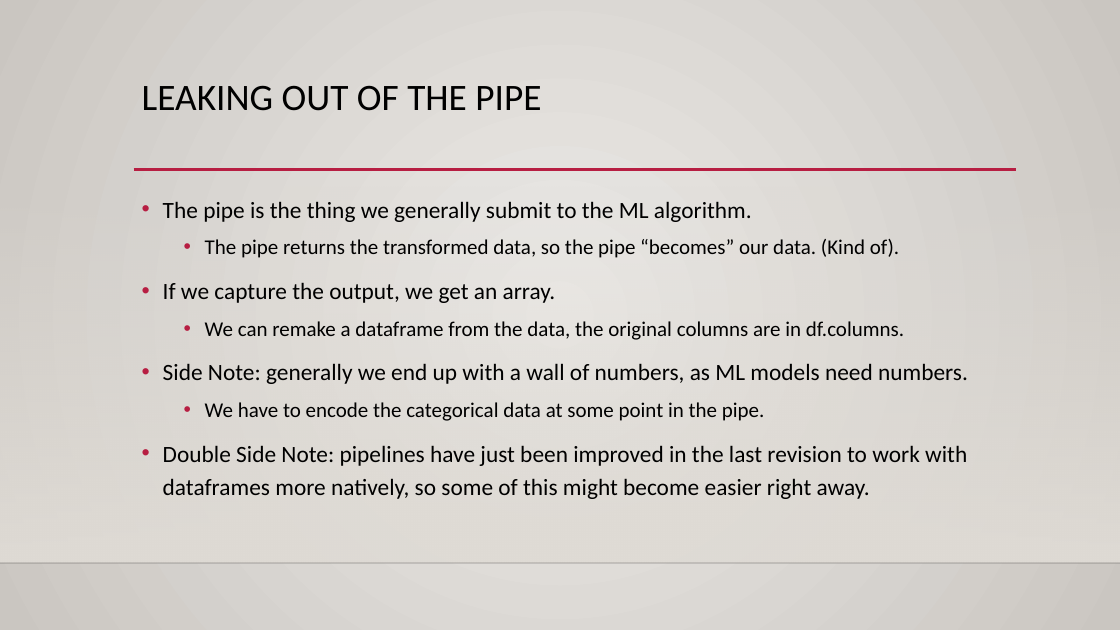
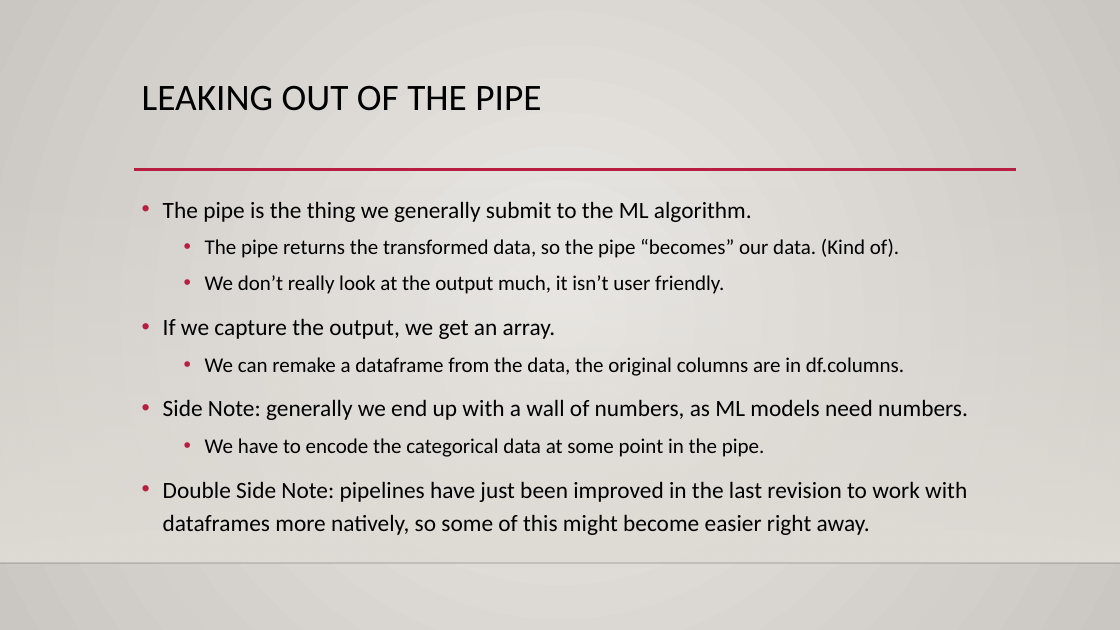
Before and after one commit to AkeemSemperDataScience/Programming_Basics_for_Machine_Learning_Students, a slide deck: slide 10 of reference_material/slides/028_pipelines.pptx (slide 8 before the commit). Drawn at 1120x630 pixels with LibreOffice and Linux fonts; fonts in the diff are those of the drawing; background and template pictures are left out. Boxes give left, top, right and bottom in pixels: in the first picture for what was removed or moved away, otherwise in the second. Text is boxed around its words. In the diff, an @@ line names an element or a change of style, - is before the commit and + after.

```diff
--- a/reference_material/slides/028_pipelines.pptx
+++ b/reference_material/slides/028_pipelines.pptx
@@ text at [205,275,724,294]: paragraph added @@
+  • We don’t really look at the output much, it isn’t user friendly.
```
Also in this commit, not shown: 3 other slides changed, 3 slides added, 6 other files.
